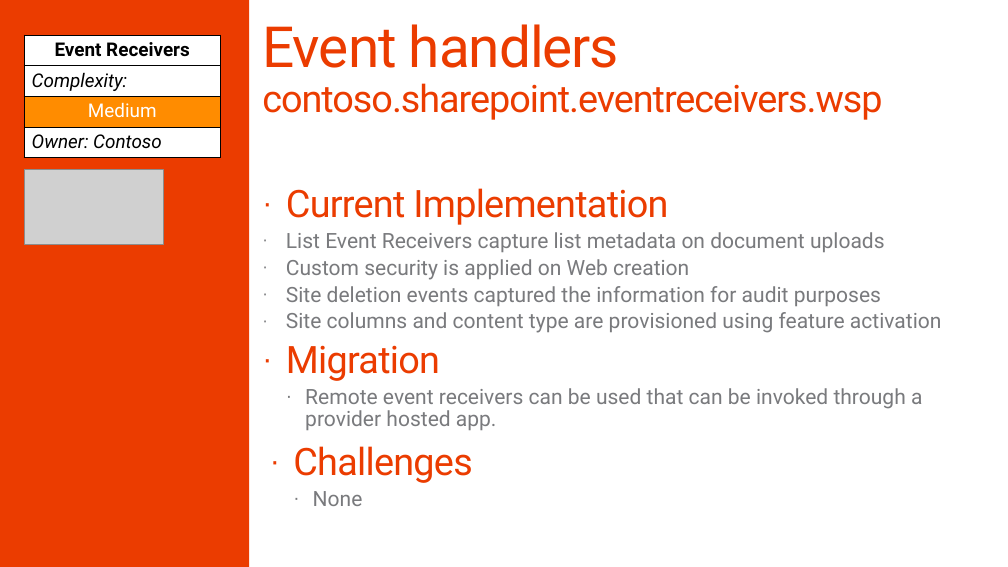
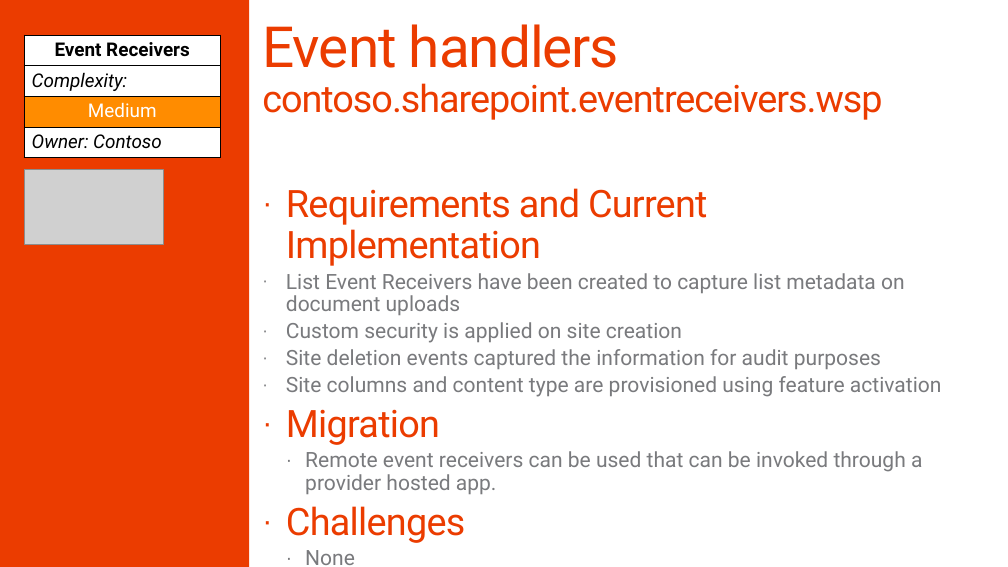
Before and after one commit to SharePoint/PnP-Guidance, a slide deck: slide 25 of PnP Transformation Process/Samples/PnP Transformation - Solution Assessment Report - Contoso.pptx (slide 26 before the commit). Drawn at 1008x567 pixels with LibreOffice and Linux fonts; fonts in the diff are those of the drawing; grey boxes stand for pictures; background and template pictures are left out. Boxes give left, top, right and bottom in pixels: in the first picture for what was removed or moved away, otherwise in the second. Text is boxed around its words. In the diff, an @@ line names an element or a change of style, - is before the commit and + after.

Commit message:
Updates to Sample documents

```diff
--- a/PnP Transformation Process/Samples/PnP Transformation - Solution Assessment Report - Contoso.pptx
+++ b/PnP Transformation Process/Samples/PnP Transformation - Solution Assessment Report - Contoso.pptx
@@ text at <box>286,188,905,343</box>: text changed @@
-· Current Implementation
-· List Event Receivers capture list metadata on document uploads
-· Custom security is applied on Web creation
+· Requirements and Current Implementation
+· List Event Receivers have been created to capture list metadata on document uploads
+· Custom security is applied on site creation
@@ text removed at <box>293,446,472,506</box> @@
-· Challenges
-  · None
@@ text at <box>286,506,465,565</box>: paragraphs added @@
+· Challenges
+  · None
```
Also in this commit, not shown: 12 other slides changed, 3 other files.
